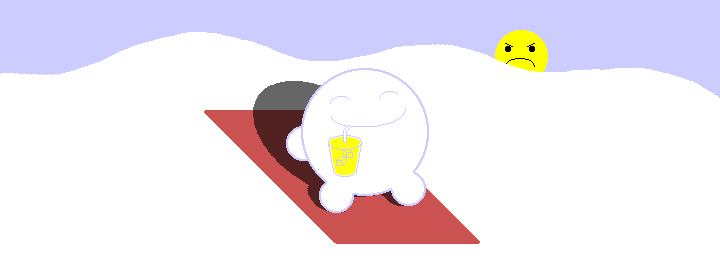
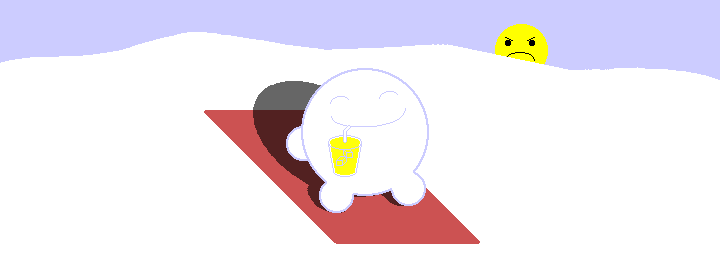
Layered file, before and after one edit (720px x 256px). Changes by layer:
painted on "SnowyHills" over [left=0, top=35, right=720, bottom=98]
painted on "Sun" over [left=495, top=24, right=548, bottom=72]
